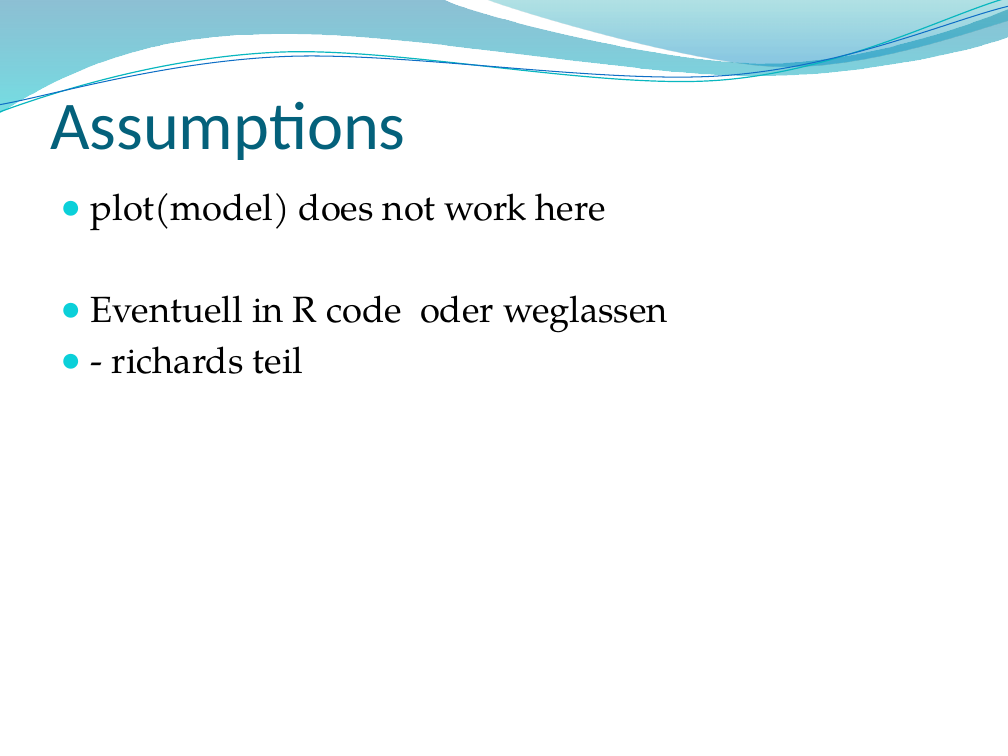
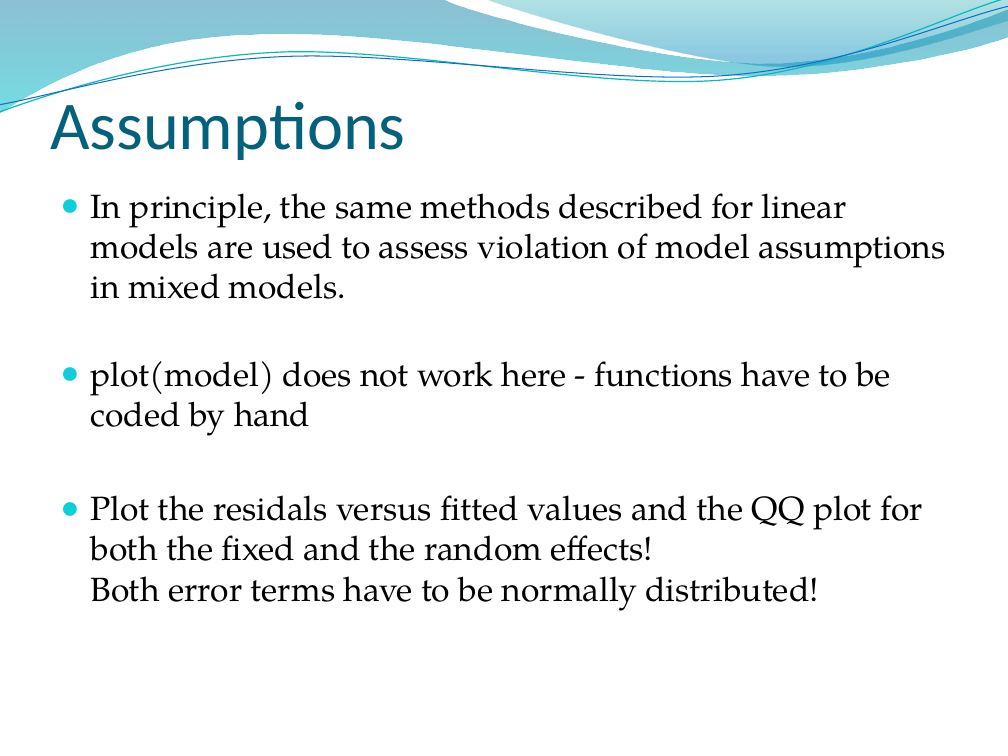
Before and after one commit to ricschuster/R_Workshop_Vienna_2018_02, a slide deck: slide 19 of ppts/Topic 7 Linear mixed-effects models (random effects).pptx. Drawn at 1008x756 pixels with LibreOffice and Linux fonts; fonts in the diff are those of the drawing; background and template pictures are left out. Boxes give left, top, right and bottom in pixels: in the first picture for what was removed or moved away, otherwise in the second. Text is boxed around its words. In the diff, an @@ line names an element or a change of style, - is before the commit and + after.

```diff
--- a/ppts/Topic 7 Linear mixed-effects models (random effects).pptx
+++ b/ppts/Topic 7 Linear mixed-effects models (random effects).pptx
@@ text at [91,193,946,611]: text changed; size 26 to 24 pt @@
-● plot(model) does not work here
-● Eventuell in R code oder weglassen
-● - richards teil
+● In principle, the same methods described for linear models are used to assess violation of model assumptions in mixed models.
+● plot(model) does not work here - functions have to be coded by hand
+● Plot the residals versus fitted values and the QQ plot for both the fixed and the random effects!
+  Both error terms have to be normally distributed!
```
Also in this commit, not shown: 4 other slides changed, 3 slides added, 3 slides removed, 1 other file.
